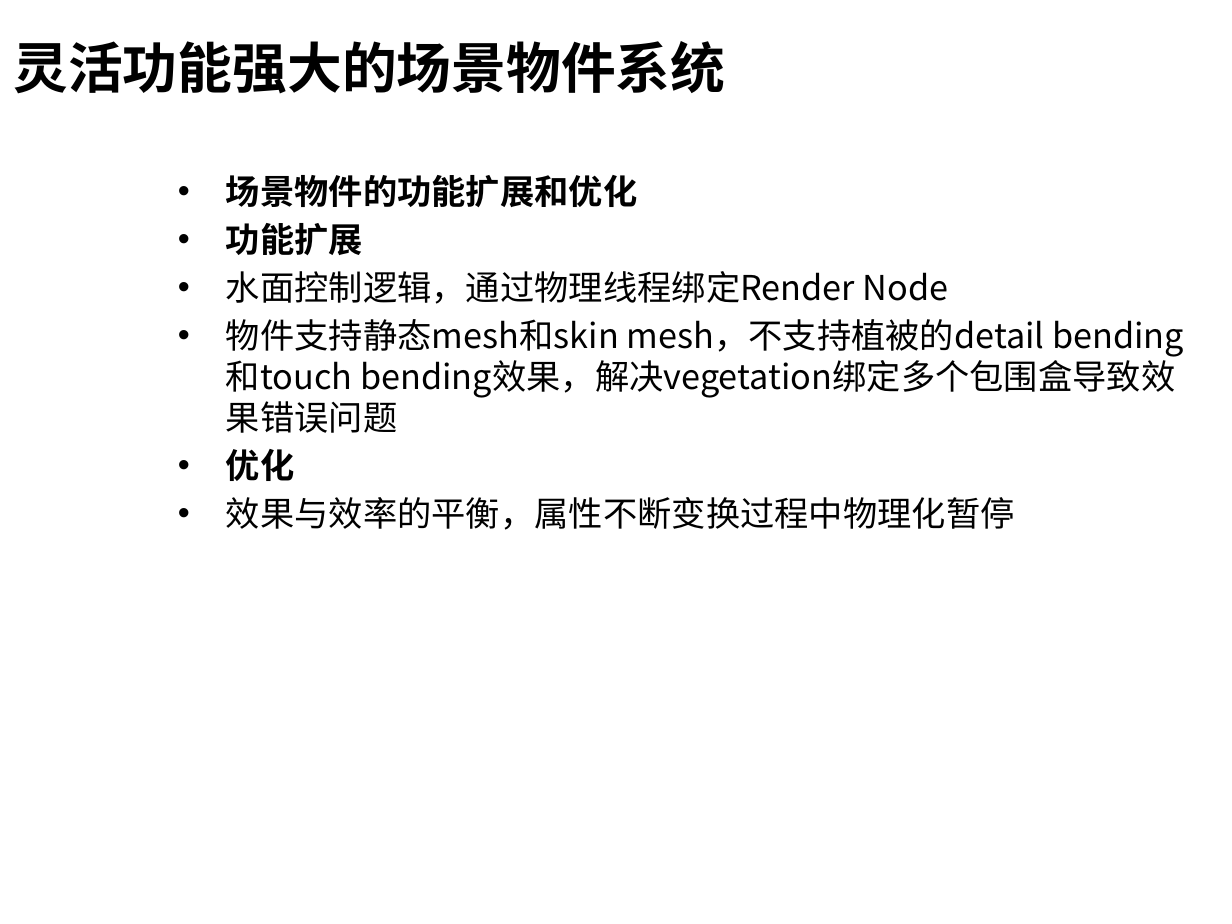
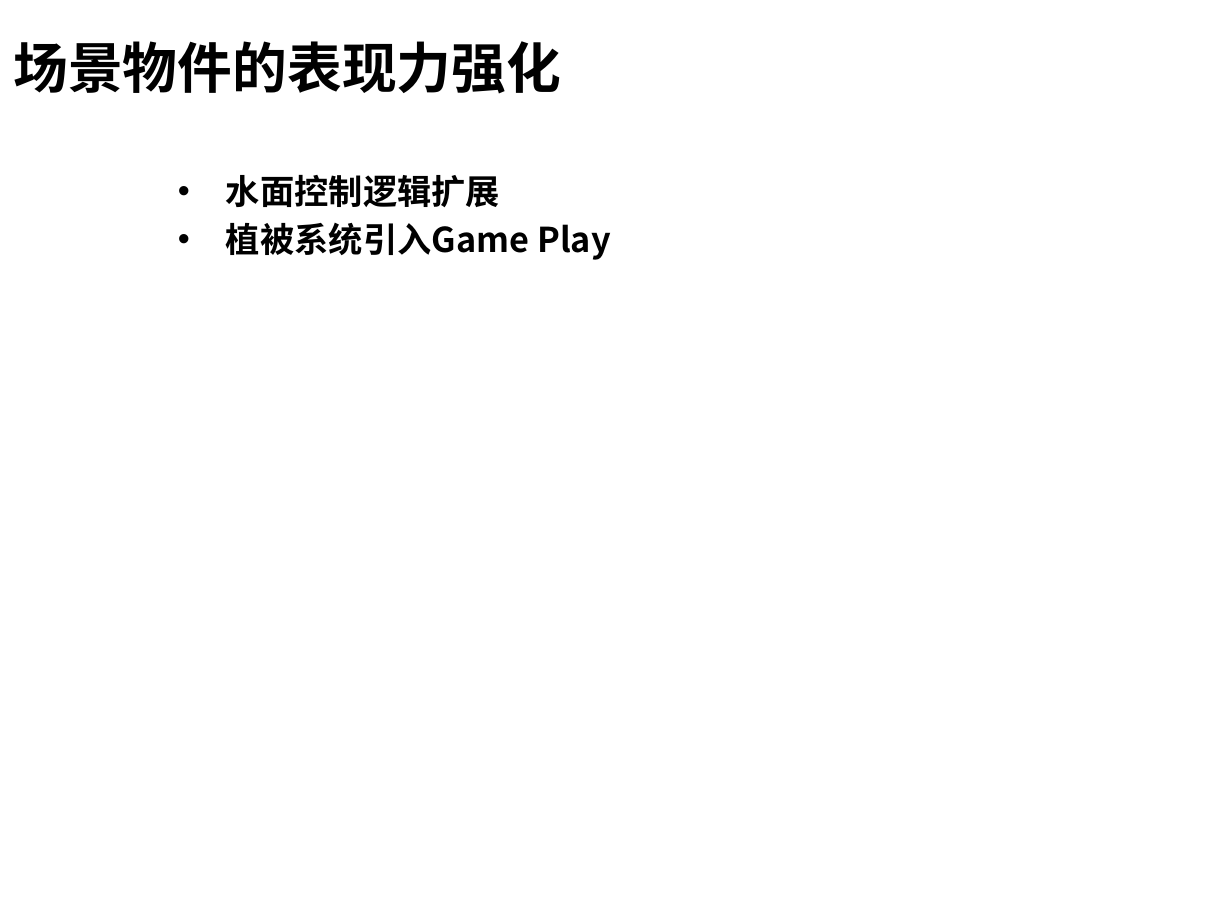
Before and after one commit to henryfung01/StreetFighter, a slide deck: slide 15 of Doc/whitebai.pptx (slide 17 before the commit). Drawn at 1232x924 pixels with LibreOffice and Linux fonts; fonts in the diff are those of the drawing; background and template pictures are left out. Boxes give left, top, right and bottom in pixels: in the first picture for what was removed or moved away, otherwise in the second. Text is boxed around its words. In the diff, an @@ line names an element or a change of style, - is before the commit and + after.

```diff
--- a/Doc/whitebai.pptx
+++ b/Doc/whitebai.pptx
@@ title at box(13, 41, 561, 94): text changed; font Times New Roman to Noto Sans CJK SC @@
-灵活功能强大的场景物件系统
+场景物件的表现力强化
@@ text at box(226, 175, 611, 260): text changed; bold on @@
-  • 场景物件的功能扩展和优化
-  • 功能扩展
-  • 水面控制逻辑，通过物理线程绑定Render Node
-  • 物件支持静态mesh和skin mesh，不支持植被的detail bending和touch bending效果，解决vegetation绑定多个包围盒导致效果错误问题
-  • 优化
-  • 效果与效率的平衡，属性不断变换过程中物理化暂停
+  • 水面控制逻辑扩展
+  • 植被系统引入Game Play
```
Also in this commit, not shown: 10 other slides changed, 14 slides added, 7 slides removed, 7 other files.
